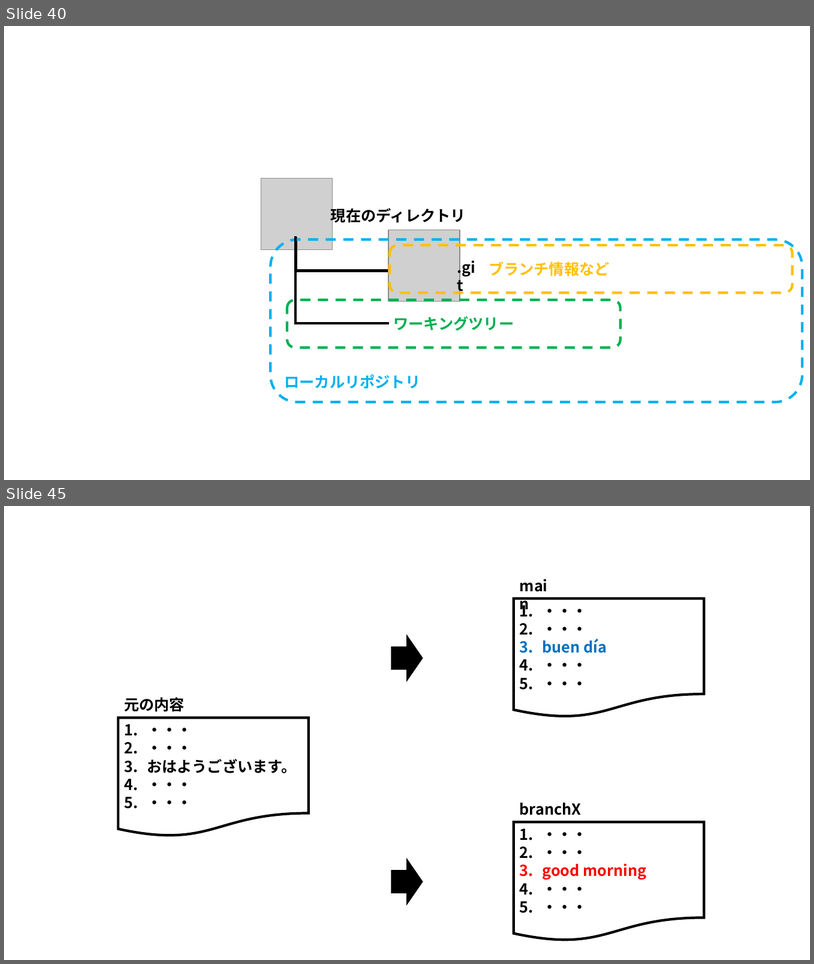
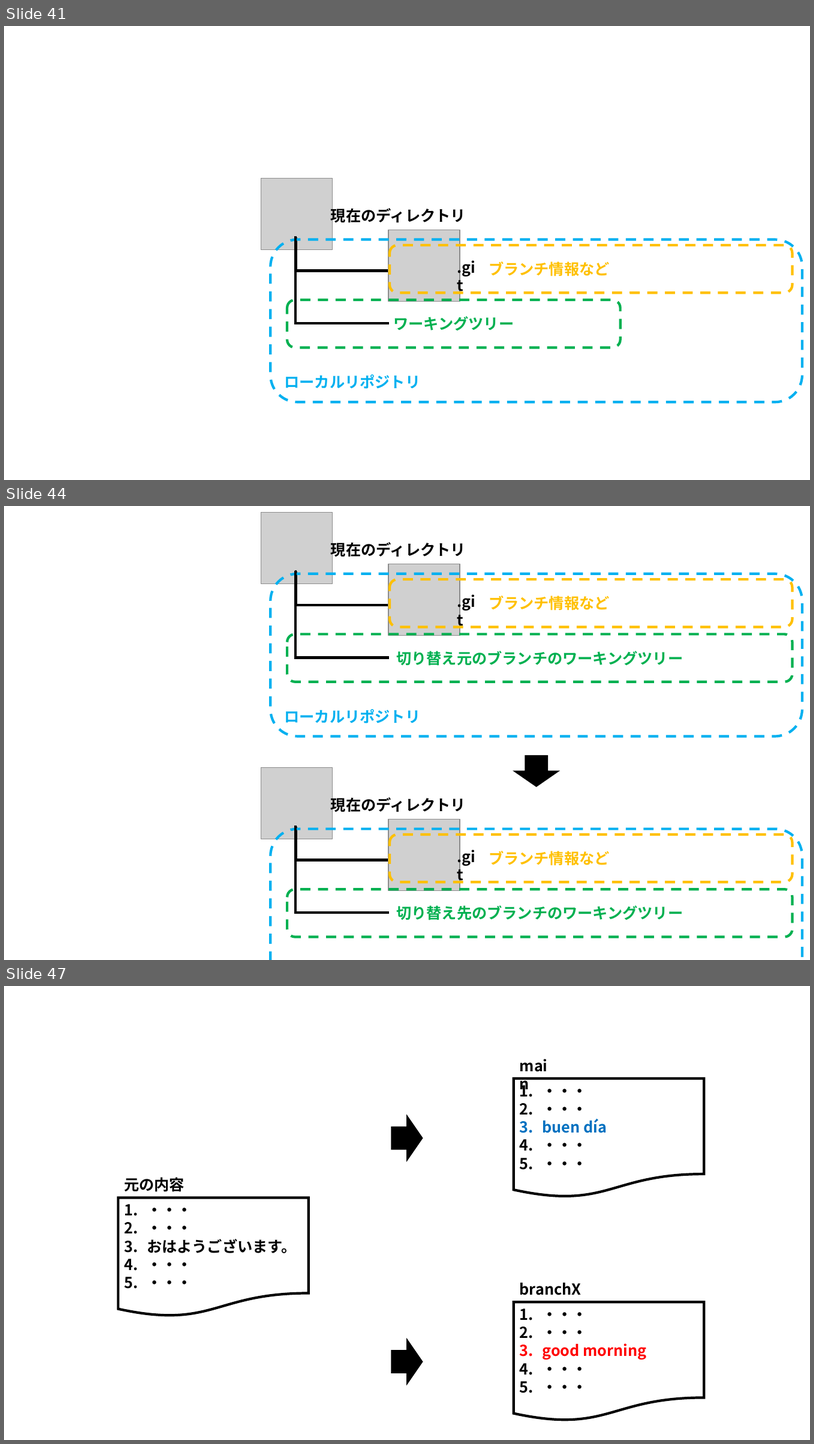
Before and after one commit to nishida2073/ai_navive, a slide deck: 01_テキスト/Git入門_図.pptx. Shown one above the other, each under a label of ours: slides 40 and 45 before the commit, slides 41, 44 and 47 after it; the slides between them are not shown. The pictures are 814x964 and 814x1444 pixels, drawn with LibreOffice and Linux fonts; fonts in the diff are those of the drawing; grey boxes stand for pictures. Boxes give left, top, right and bottom in pixels: in the first picture for what was removed or moved away, otherwise in the second. Text is boxed around its words. In the diff, an @@ line names an element or a change of style, - is before the commit and + after.

```diff
--- a/01_テキスト/Git入門_図.pptx
+++ b/01_テキスト/Git入門_図.pptx
@@ slide 44 added at [4, 506, 810, 960], background #FFFFFF @@
@@ picture added at [262, 513, 333, 584] @@
@@ text added at [331, 540, 466, 559], 18 pt, text #000000, bold @@
+現在のディレクトリ
@@ rounded rectangle added at [271, 574, 803, 736], outline #00B0F0 3 pt dashed, 18 pt, text #00B0F0, bold @@
+ローカルリポジトリ
@@ elbow line added from (296, 572) to (389, 658), #000000 3 pt @@
@@ elbow line added from (296, 571) to (389, 605), #000000 3 pt @@
@@ picture added at [389, 564, 460, 636] @@
@@ rounded rectangle added at [390, 579, 793, 627], outline #FFC000 3 pt dashed, 18 pt, text #FFC000, bold @@
+      ブランチ情報など
@@ text added at [451, 589, 487, 613], 18 pt, text #000000, bold @@
+.git
@@ rounded rectangle added at [287, 634, 793, 682], outline #00B050 3 pt dashed, 18 pt, text #00B050, bold @@
+切り替え元のブランチのワーキングツリー
@@ right arrow added at [514, 756, 559, 786], fill #000000, outline #000000 1 pt @@
@@ picture added at [262, 768, 333, 839] @@
@@ text added at [331, 795, 466, 814], 18 pt, text #000000, bold @@
+現在のディレクトリ
@@ rounded rectangle added at [271, 828, 803, 960], outline #00B0F0 3 pt dashed, 18 pt, text #00B0F0, bold @@
+ローカルリポジトリ
@@ elbow line added from (296, 826) to (389, 913), #000000 3 pt @@
@@ elbow line added from (296, 826) to (389, 860), #000000 3 pt @@
@@ picture added at [389, 819, 460, 891] @@
@@ rounded rectangle added at [390, 834, 793, 882], outline #FFC000 3 pt dashed, 18 pt, text #FFC000, bold @@
+      ブランチ情報など
@@ text added at [451, 844, 487, 868], 18 pt, text #000000, bold @@
+.git
@@ rounded rectangle added at [287, 889, 793, 937], outline #00B050 3 pt dashed, 18 pt, text #00B050, bold @@
+切り替え先のブランチのワーキングツリー
@@ what was slide 40 is now slide 41 @@
@@ what was slide 45 is now slide 47 @@
```
Also in this commit, not shown: 10 slides changed, 10 slides removed, 1 other file.
